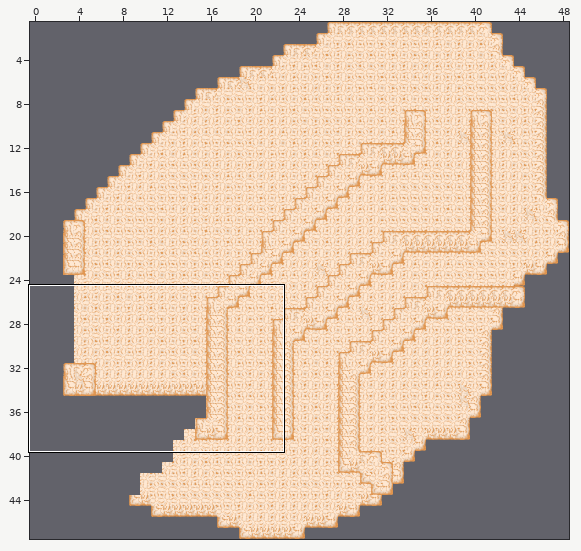
An edit to a level. Tiled map, Assets/Maps/Level 1 - Animal/tmx/Secretiveness.tmx. Above: a wide view before the commit, with the close-up outlined.
Close-up. Before:
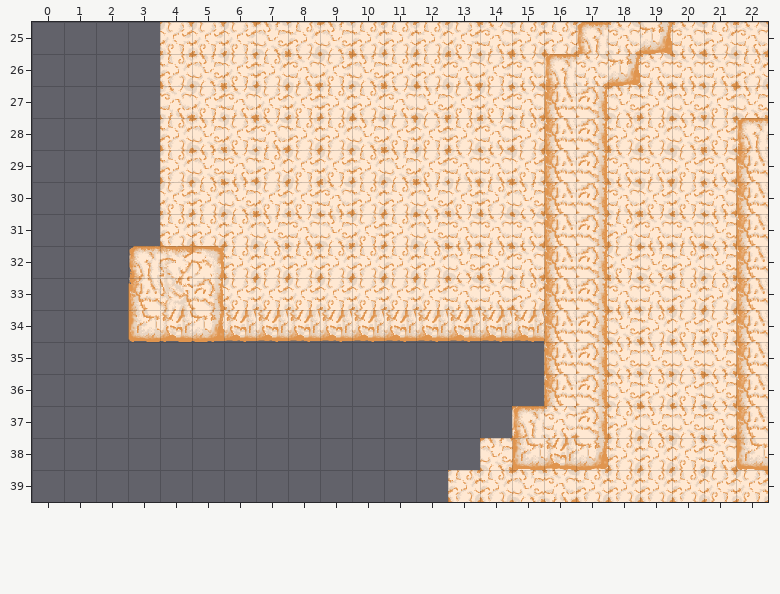
Cells are 64x64 px. Shown: x 0..22, y 25..39. The commit also changed other parts of the map, which this record leaves out.
Now the later version:
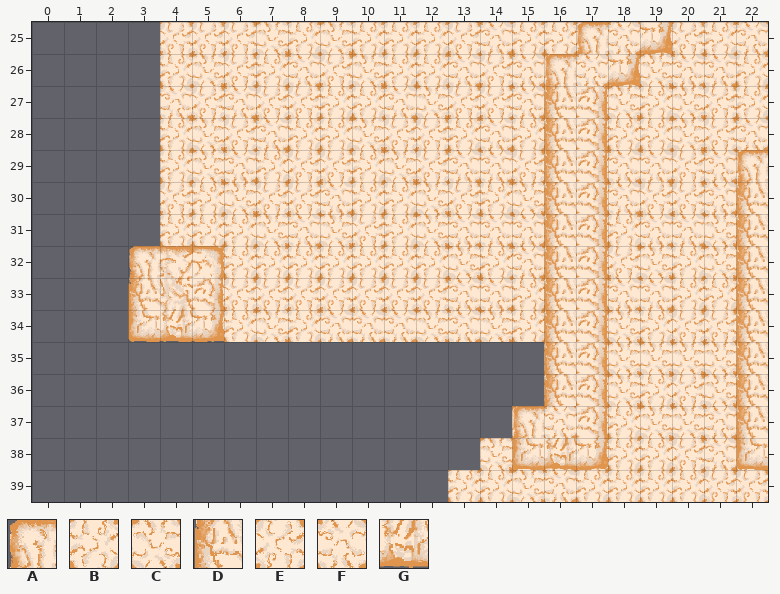
Key: from "Wall Tileset": A 0, B 3, C 4, D 5, E 8, F 9, G 11.
_ is an empty cell.
Change:
Layer "Livello tile 1":
y 26: x 18..19 EF -> FE
y 34: x 6..15 GGGGGGGGGG -> BCBFFFCFCB
Layer "Livello tile 2":
y 25: x 20 _ -> E
y 26: x 19 _ -> C
y 27: x 22 _ -> B
y 28: x 22 A -> F
y 29: x 22 D -> A
Boxes around the changes in both close-ups, in picture pixels (x1, y1, x2, y2):
changed: (609, 22, 704, 86)
changed: (736, 86, 768, 182)
changed: (224, 310, 544, 342)
